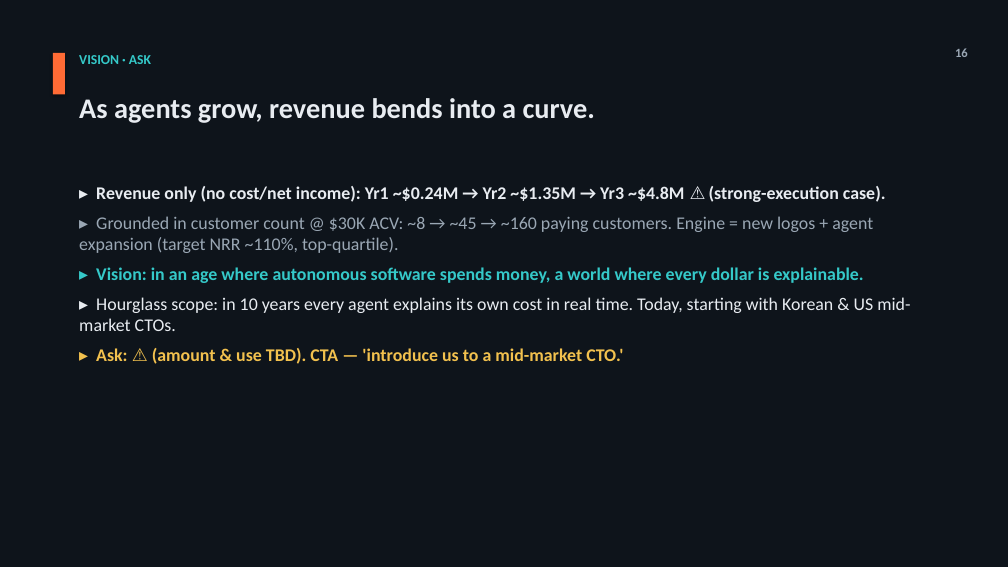
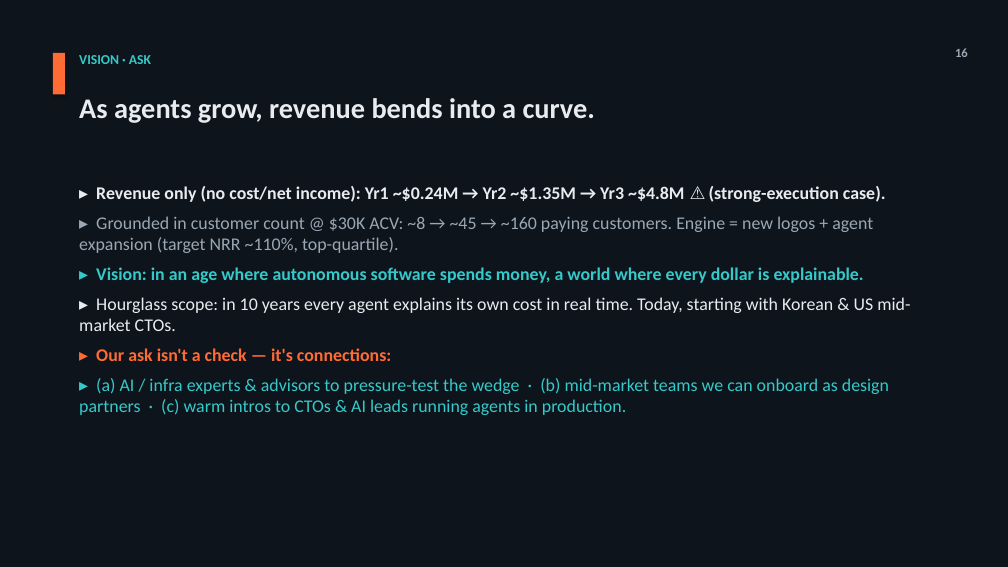
Before and after one commit to jmormalik/WTIA_AI_Cost_Gov, a slide deck: slide 16 of deliverables/Pitch_Deck_VersionA_Market-Shift_EN.pptx. Drawn at 1008x567 pixels with LibreOffice and Linux fonts; fonts in the diff are those of the drawing. Boxes give left, top, right and bottom in pixels: in the first picture for what was removed or moved away, otherwise in the second. Text is boxed around its words. In the diff, an @@ line names an element or a change of style, - is before the commit and + after.

```diff
--- a/deliverables/Pitch_Deck_VersionA_Market-Shift_EN.pptx
+++ b/deliverables/Pitch_Deck_VersionA_Market-Shift_EN.pptx
@@ text at [79,348,889,415]: text changed; text colour #F2C14E to #35C9C9; bold off @@
-▸ Ask: ⚠ (amount & use TBD). CTA — 'introduce us to a mid-market CTO.'
+▸ Our ask isn't a check — it's connections:
+▸ (a) AI / infra experts & advisors to pressure-test the wedge · (b) mid-market teams we can onboard as design partners · (c) warm intros to CTOs & AI leads running agents in production.
```
Also in this commit, not shown: 4 other slides changed, 6 other files.
